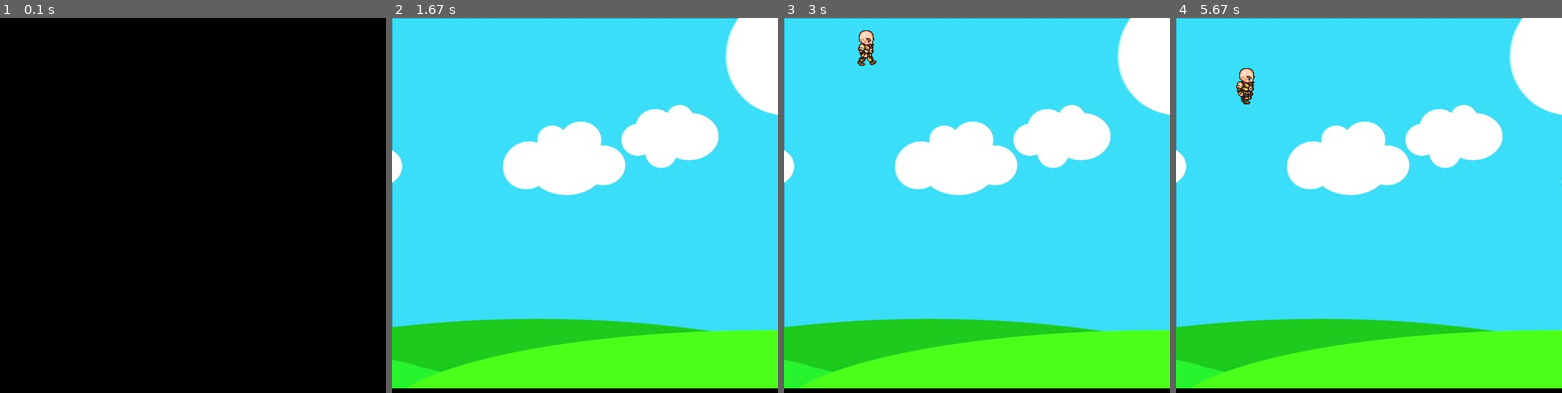
Above: before the commit, frames 1-4 (left to right).
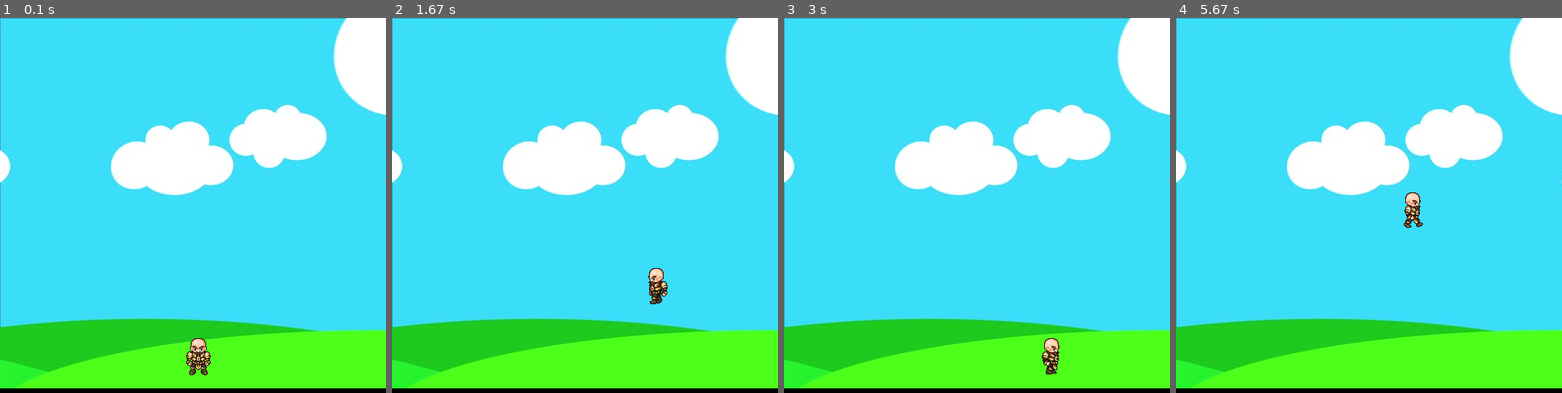
Above: after the commit, the same moments.

Repository: LoganHentschel/distance_learning
Game: pygame game, started from tutorial_project/pygame1_tutorial_project.py
Same seed, same stepped clock (60 frames per second), same inputs: the game is played once before the commit and once after it.
Inputs:
- Up to frame 1 (0.1 s): no input
- Up to frame 2 (1.67 s): hold Right 0.33-0.8 s; hold Right 0.83-1.3 s; tap Space at 0.9, 1.2, 1.4 s; hold Left from 1.33 s (still down)
- Up to frame 3 (3 s): tap Space at 1.7, 1.97, 2.27, 2.4, 2.7 s; release Left at 1.87 s; hold Left 1.9-2.3 s; hold Right 2.33-2.97 s
- Up to frame 4 (5.67 s): hold Left 3-3.47 s; tap Space at 3.07, 3.37, 3.57, 3.87, 4.07, 4.37, 4.57, 4.87, 5.13, 5.43, 5.57 s; hold Right 3.5-3.97 s; hold Right 4-4.47 s; hold Left 4.5-5.03 s; hold Left 5.07-5.47 s; hold Right from 5.5 s (still down)

The runs differ from the first frame. In frame 1, 99% of the frame differs, in the area x 0-100%, y 0-99%; in frame 2, 0.4%; in frame 3, 0.7%; in frame 4, 0.7%.

Commit message:
Finished third tutorial! Game now has working sprite & animations, plus a decent framerate that fixed the strange sluggishness from the last build. A clock was created to relate the old 'clock,' and the psrite was moved to the bottom of the screen so they weren;t floating in mid-air. I think things are turning out pretty good & I can't wait to be able to put all of this into a game of my own!

Diff:
--- a/tutorial_project/pygame1_tutorial_project.py
+++ b/tutorial_project/pygame1_tutorial_project.py
@@ -16,10 +16,14 @@
 bg = pygame.image.load('bg.jpg')
 char = pygame.image.load('standing.png')
 #omg theres so many whyyyy... lukcily only had to paste it this time lol. going to be soo tedious when I have to do it myself
+
+clock = pygame.time.Clock()
+
+
 # # #
 #main variables
-x = 50
-y = 50
+x = 225
+y = 400
 width = 64
 height = 64
 vel = 5 #velocity; how far the character moves in any direction
@@ -58,7 +62,7 @@
 #main loops
 run = True
 while run:
-    pygame.time.delay(100) #creathes a sort of clock; also makes things have a delay so they dont happen instantainiously; 100 miliseconds
+    clock.tick(27)
 # # # # #
     for event in pygame.event.get(): #creates/gets a list of all the events that happen
         if event.type == pygame.QUIT: #if the big red button in the corner is pushed...
